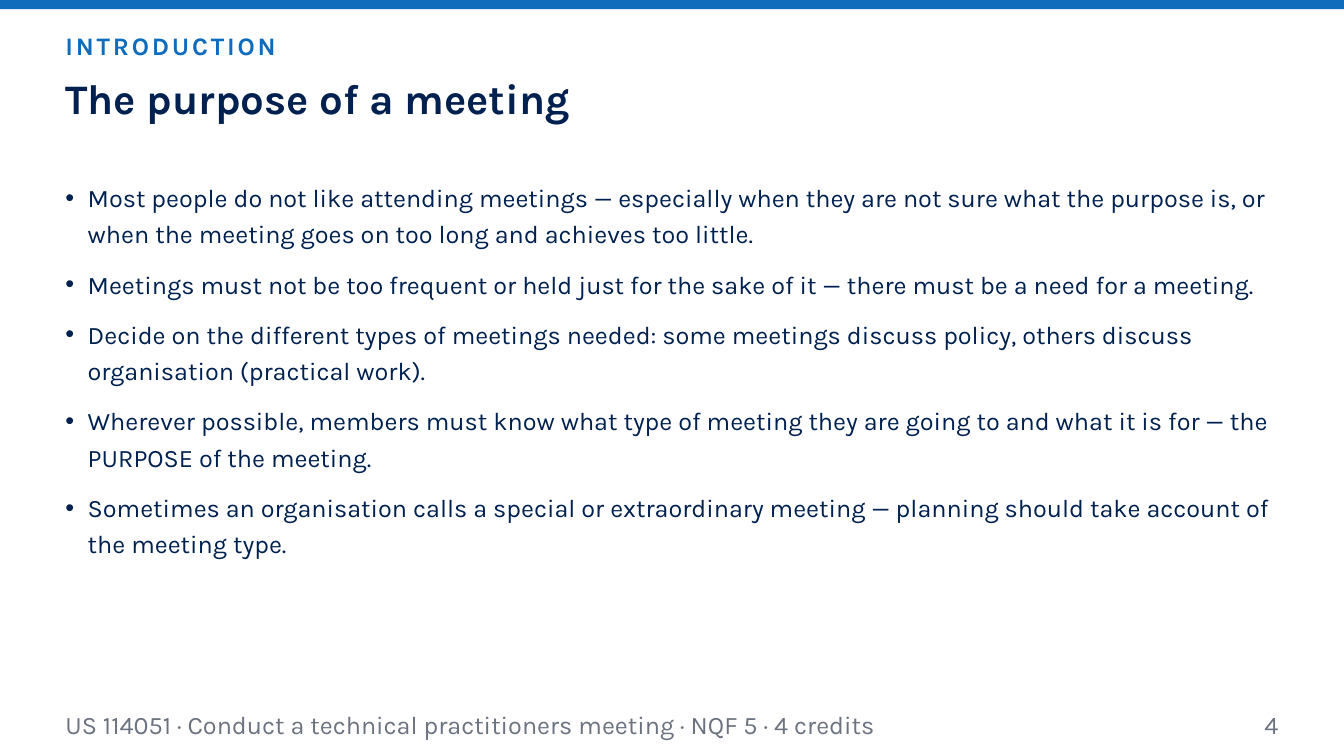
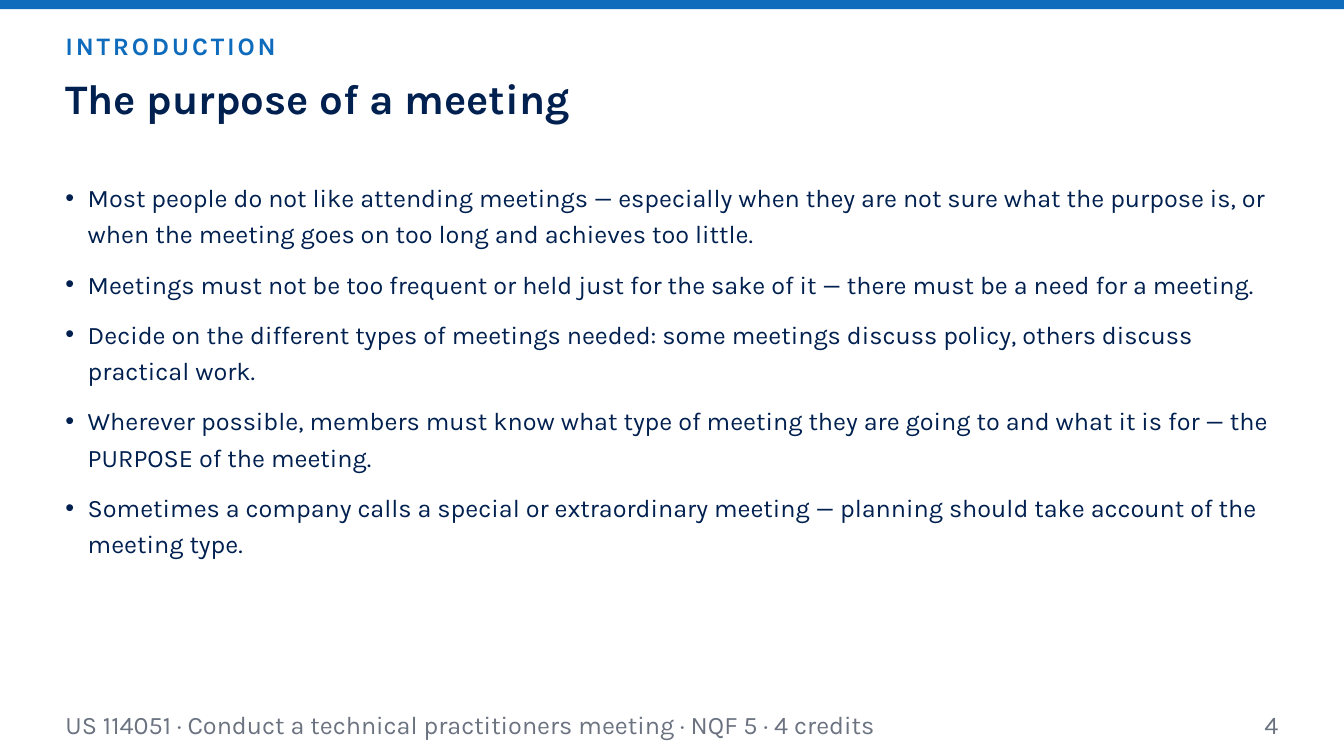
Before and after one commit to andrekyle/ITsystemsupport, a slide deck: slide 4 of public/downloads/US-114051-L1-Knowledge-of-Meetings.pptx. Drawn at 1344x756 pixels with LibreOffice and Linux fonts; fonts in the diff are those of the drawing. Boxes give left, top, right and bottom in pixels: in the first picture for what was removed or moved away, otherwise in the second. Text is boxed around its words. In the diff, an @@ line names an element or a change of style, - is before the commit and + after.

```diff
--- a/public/downloads/US-114051-L1-Knowledge-of-Meetings.pptx
+++ b/public/downloads/US-114051-L1-Knowledge-of-Meetings.pptx
@@ text at (88, 326, 1192, 386): text changed @@
-• Decide on the different types of meetings needed: some meetings discuss policy, others discuss organisation (practical work).
+• Decide on the different types of meetings needed: some meetings discuss policy, others discuss practical work.
@@ text at (88, 499, 1257, 560): text changed @@
-• Sometimes an organisation calls a special or extraordinary meeting — planning should take account of the meeting type.
+• Sometimes a company calls a special or extraordinary meeting — planning should take account of the meeting type.
```
Also in this commit, not shown: 7 other slides changed, 19 other files.
